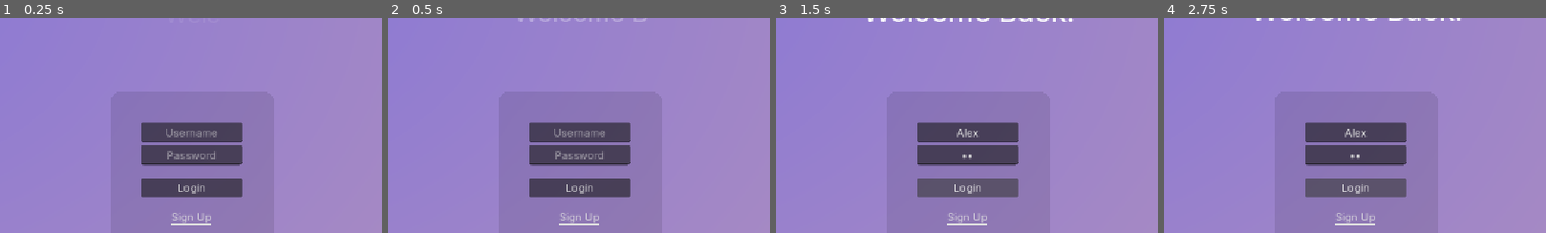
Above: before the commit, frames 1-4 (left to right).
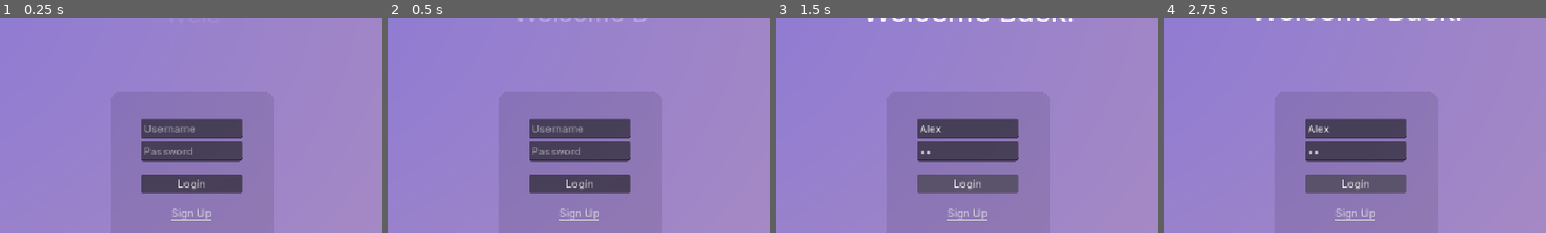
Above: after the commit, the same moments.

Repository: clride/Pernu
Game: Godot game, scene res://UI/Login/login.tscn
The game is run twice, just before and just after one commit, with the same random seed, the same clock (stepped at 60 frames per second) and the same inputs.
Inputs (mouse positions are % of the whole screen's width and height, from its top left):
- Up to frame 1 (0.25 s): no input
- Up to frame 2 (0.5 s): no input
- Up to frame 3 (1.5 s): click (50, 39) at 0.52 s; type "Alex" at 0.6 s; click (50, 44) at 0.75 s; type "12" at 0.83 s; click "Login" at 1.25 s
- Up to frame 4 (2.75 s): click "Login" at 2 s
The pictures show only the part of the screen within x 25-75%, y 12-62%; the shares and areas given below are measured in that part.

The runs differ from the first frame. In frame 1, 4.4% of the frame differs, in the area x 37-64%, y 46-97%; in frame 2, 4.4%; in frame 3, 3.9%; in frame 4, 3.9%.
Error after the commit: Invalid access to property or key 'status' on a base object of type 'Nil'. (res://UI/Login/login.gd:33)

Commit message:
Finish basic login system
Client can now send and receive / display messages related to login

Diff:
--- a/app/Objects/Globals/config.gd
+++ b/app/Objects/Globals/config.gd
@@ -1,6 +1,6 @@
 extends Node
 
-const ENDPOINT_URL: String = "127.0.0.1"
+const ENDPOINT_URL: String = "http://127.0.0.1:5000"
 
 var username: String = ""
 var password: String = ""
--- /dev/null
+++ b/app/UI/Login/login.gd
@@ -0,0 +1,38 @@
+extends VBoxContainer
+
+@onready var username_field: LineEdit = $Username
+@onready var password_field: LineEdit = $Password
+@onready var http_request: HTTPRequest = $HTTPRequest
+@onready var info: Label = $Info
+
+func _on_login_button_pressed() -> void:
+	var headers = PackedStringArray([
+		"Content-Type: application/json"
+	])
+
+	var body = JSON.stringify({
+		"username": username_field.text,
+		"password": password_field.text
+	})
+
+	var error = http_request.request(
+		Config.ENDPOINT_URL + "/login",
+		headers,
+		HTTPClient.METHOD_POST,
+		body
+	)
+
+	if error != OK:
+		push_error("An error occurred in the HTTP request.")
+
+func _on_http_request_request_completed(result: int, response_code: int, headers: PackedStringArray, body: PackedByteArray) -> void:
+	var json = JSON.new()
+	json.parse(body.get_string_from_utf8())
+	var response = json.get_data()
+	print(response)
+	info.text = response.status
+
+	if response_code == 200:
+		info.add_theme_color_override("font_color", Color(1.0, 1.0, 1.0, 1.0))
+	else:
+		info.add_theme_color_override("font_color", Color(1.0, 0.828, 0.799, 1.0))
--- a/app/UI/Login/login.tscn
+++ b/app/UI/Login/login.tscn
@@ -2,6 +2,7 @@
 
 [ext_resource type="Shader" uid="uid://cmufv52v2tspl" path="res://Assets/Shaders/Liquidglass.gdshader" id="1_6hqrn"]
 [ext_resource type="PackedScene" uid="uid://qkrm0m368upr" path="res://UI/Login/background.tscn" id="1_i86tc"]
+[ext_resource type="Script" uid="uid://ba4r0027pjkl6" path="res://UI/Login/login.gd" id="3_4o304"]
 [ext_resource type="Script" uid="uid://r4gbvhopcseh" path="res://UI/Login/intro.gd" id="3_kjh48"]
 
 [sub_resource type="ShaderMaterial" id="ShaderMaterial_i86tc"]
@@ -136,14 +137,8 @@
 [node name="Background" parent="." unique_id=1585861469 instance=ExtResource("1_i86tc")]
 layout_mode = 0
 anchors_preset = 0
-anchor_left = 0.0
-anchor_top = 0.0
 anchor_right = 0.0
 anchor_bottom = 0.0
-offset_left = 0.0
-offset_top = 0.0
-offset_right = 0.0
-offset_bottom = 0.0
 grow_horizontal = 1
 grow_vertical = 1
 
@@ -191,19 +186,18 @@
 layout_mode = 2
 size_flags_horizontal = 4
 size_flags_vertical = 4
+script = ExtResource("3_4o304")
 
 [node name="Username" type="LineEdit" parent="LoginProcess/PanelContainer/Login" unique_id=174173909]
 custom_minimum_size = Vector2(0, 30.195)
 layout_mode = 2
 placeholder_text = "Username"
-alignment = 1
 select_all_on_focus = true
 
 [node name="Password" type="LineEdit" parent="LoginProcess/PanelContainer/Login" unique_id=971580071]
 custom_minimum_size = Vector2(0, 30.195)
 layout_mode = 2
 placeholder_text = "Password"
-alignment = 1
 select_all_on_focus = true
 secret = true
 
@@ -226,7 +220,23 @@
 layout_mode = 2
 text = "Sign Up"
 uri = "http://127.0.0.1:5000"
+
+[node name="MarginContainer3" type="MarginContainer" parent="LoginProcess/PanelContainer/Login" unique_id=2139899708]
+custom_minimum_size = Vector2(0, 12.675)
+layout_mode = 2
+
+[node name="Info" type="Label" parent="LoginProcess/PanelContainer/Login" unique_id=538207878]
+layout_mode = 2
+theme_override_colors/font_color = Color(1, 1, 1, 1)
+theme_override_font_sizes/font_size = 10
+horizontal_alignment = 1
+clip_text = true
+
+[node name="HTTPRequest" type="HTTPRequest" parent="LoginProcess/PanelContainer/Login" unique_id=1430461944]
 
 [node name="AnimationPlayer" type="AnimationPlayer" parent="." unique_id=1628021511]
 libraries/ = SubResource("AnimationLibrary_4o304")
 script = ExtResource("3_kjh48")
+
+[connection signal="pressed" from="LoginProcess/PanelContainer/Login/Login" to="LoginProcess/PanelContainer/Login" method="_on_login_button_pressed"]
+[connection signal="request_completed" from="LoginProcess/PanelContainer/Login/HTTPRequest" to="LoginProcess/PanelContainer/Login" method="_on_http_request_request_completed"]
Not shown, added: app/UI/Login/login.gd.uid
Not shown, changed: ws.py
